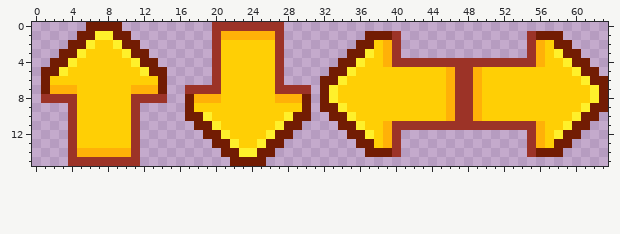
Pixel-art file, stored at Assets/2d/Aseprite/Aseprite Raws/UI/ArrowMinigameArrows.aseprite. The picture above is the old version.
64x16 pixels, 1 frame.
New version:
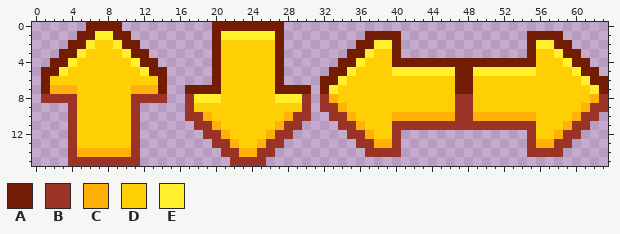
Palette (. is transparent): A #721c03  B #9c3327  C #ffb108  D #ffcf05  E #fff02b
What changed:
y 0: x 20..27 BBBBBBBB -> AAAAAAAA
y 1: x 20..27 BCCCCCCB -> AEEEEEEA; x 40 B -> A; x 55 B -> A
y 2: x 20 B -> A; x 27 B -> A; x 38..40 DCB -> EEA; x 55..57 BCD -> AEE
y 3: x 20 B -> A; x 27 B -> A; x 39..40 CB -> DA; x 55..56 BC -> AD
y 4: x 20 B -> A; x 27 B -> A; x 39..56 CBBBBBBBBBBBBBBBBC -> DAAAAAAAAAAAAAAAAD
y 5: x 20 B -> A; x 27 B -> A; x 40..55 DDDDDDCBBCDDDDDD -> EEEEEEEAAEEEEEEE
y 6: x 20 B -> A; x 27 B -> A; x 46..49 CBBC -> DAAD
y 7: x 17..20 BBBB -> AAAA; x 27..30 BBBB -> AAAA; x 46..49 CBBC -> DAAD
y 8: x 17..20 ACCC -> BEEE; x 27..30 CCCA -> EEEB; x 32..33 AE -> BC; x 46 C -> D; x 49 C -> D; x 62..63 EA -> CB
y 9: x 17 A -> B; x 30 A -> B; x 32..34 AAE -> BBC; x 46 C -> D; x 49 C -> D; x 61..63 EAA -> CBB
y 10: x 17..19 AAE -> BBC; x 28..30 EAA -> CBB; x 33..35 AAE -> BBC; x 40..45 DDDDDD -> CCCCCC; x 50..55 DDDDDD -> CCCCCC; x 60..62 EAA -> CBB
y 11: x 18..20 AAE -> BBC; x 27..29 EAA -> CBB; x 34..36 AAE -> BBC; x 39 C -> D; x 56 C -> D; x 59..61 EAA -> CBB
y 12: x 19..21 AAE -> BBC; x 26..28 EAA -> CBB; x 35..37 AAE -> BBC; x 39 C -> D; x 56 C -> D; x 58..60 EAA -> CBB
y 13: x 20..22 AAE -> BBC; x 25..27 EAA -> CBB; x 36..38 AAD -> BBC; x 57..59 DAA -> CBB
y 14: x 21..26 AAEEAA -> BBCCBB; x 37..39 AAA -> BBB; x 56..58 AAA -> BBB
y 15: x 22..25 AAAA -> BBBB
Pixel boxes of the changes (left, top, right, bottom) in both pictures:
changed: (185, 22, 608, 166)
